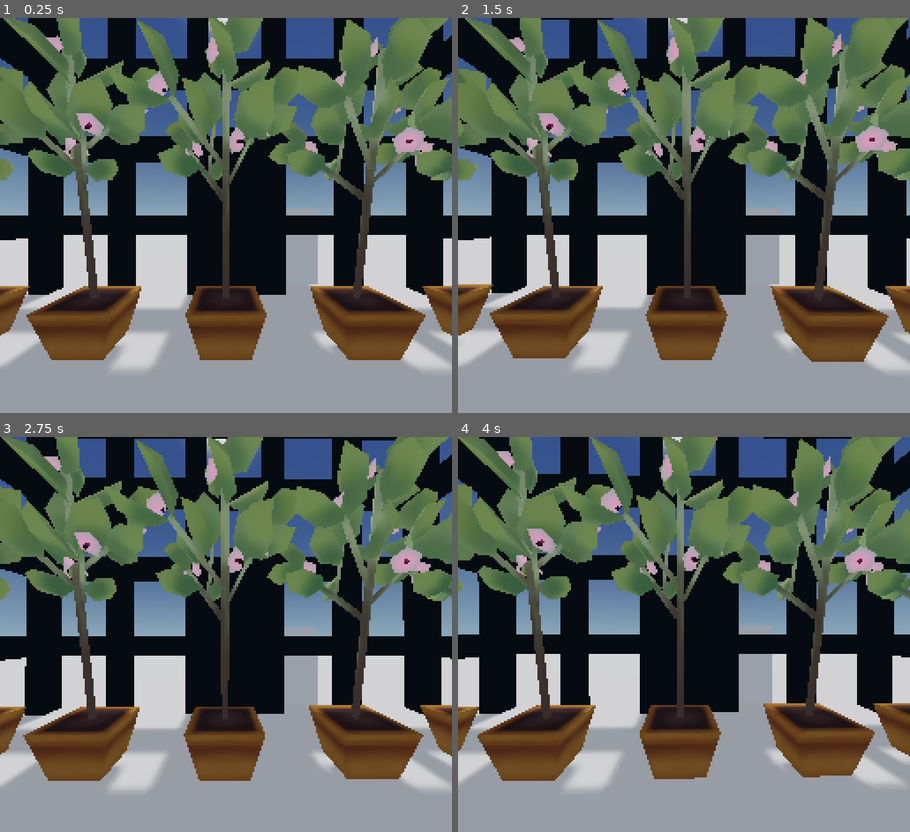
Above: before the commit, frames 1-4 (two rows, left to right).
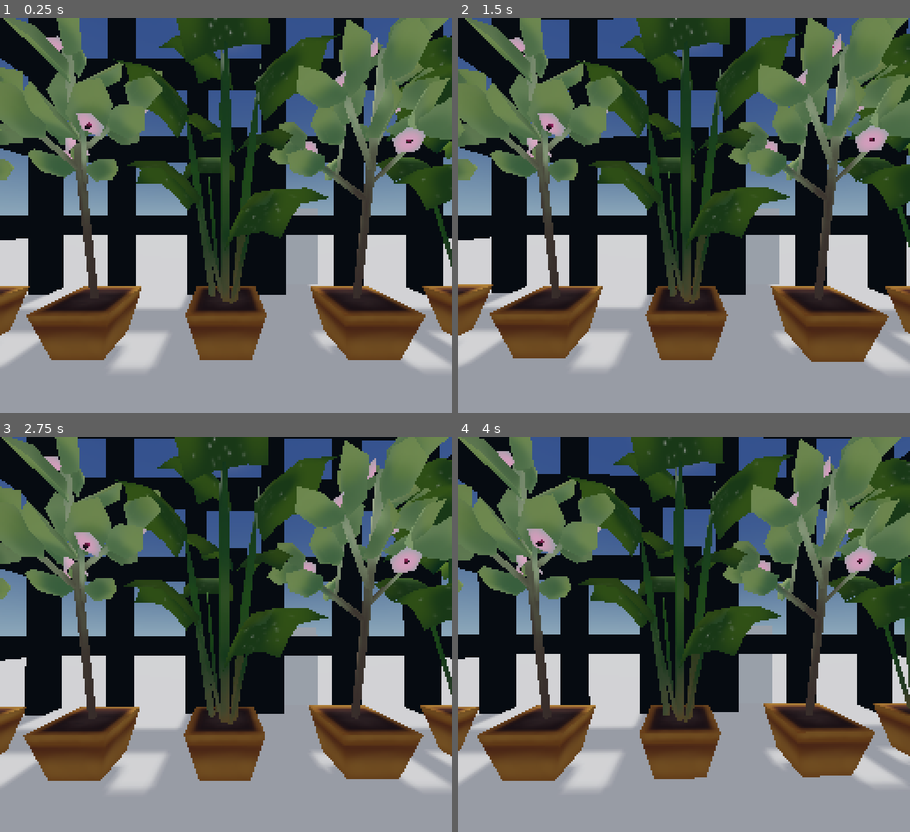
Above: after the commit, the same moments.

Repository: MaxwellDexter/QuickMatchThosePlants
Game: Godot game, scene res://Scenes/Game.tscn
Two runs of this game, one before a commit and one after it. Both use one fixed random seed, a clock stepped at 60 frames per second and the inputs below.
Inputs (mouse positions are in pixels of both pictures, inside the frame that each line leads up to):
- Up to frame 1 (0.25 s): no input
- Up to frame 2 (1.5 s): tap Enter at 0.5 s; move the mouse to (706, 215) at 0.52 s; click (706, 215) at 0.67 s; tap Space at 1.25 s; move the mouse to (661, 215) at 1.27 s; click (661, 215) at 1.42 s
- Up to frame 3 (2.75 s): tap Enter at 2 s; move the mouse to (239, 626) at 2.02 s; click (239, 626) at 2.17 s
- Up to frame 4 (4 s): tap Space at 2.75 s; move the mouse to (679, 642) at 2.77 s; click (679, 642) at 2.92 s; tap Enter at 3.5 s; move the mouse to (720, 638) at 3.52 s; click (720, 638) at 3.67 s

The runs differ from the first frame. In frame 1, 17% of the frame differs, in the area x 23-100%, y 0-73%; in frame 2, 17%; in frame 3, 17%; in frame 4, 18%, in the area x 22-100%, y 0-73%.

Commit message:
Adding more assets

Diff:
--- /dev/null
+++ b/Scenes/Button.tscn
@@ -0,0 +1,26 @@
+[gd_scene load_steps=7 format=2]
+
+[ext_resource path="res://Models/NextButtonCase.obj" type="ArrayMesh" id=1]
+[ext_resource path="res://Textures/NextButton_Diffuse.png" type="Texture" id=2]
+[ext_resource path="res://Models/NextButton.obj" type="ArrayMesh" id=3]
+[ext_resource path="res://Textures/NextButton_Emissive.png" type="Texture" id=4]
+
+[sub_resource type="SpatialMaterial" id=1]
+albedo_texture = ExtResource( 2 )
+
+[sub_resource type="SpatialMaterial" id=2]
+albedo_texture = ExtResource( 2 )
+emission_enabled = true
+emission = Color( 0, 0, 0, 1 )
+emission_energy = 0.48
+emission_operator = 0
+emission_on_uv2 = false
+emission_texture = ExtResource( 4 )
+
+[node name="NextButtonCase" type="MeshInstance"]
+mesh = ExtResource( 1 )
+material/0 = SubResource( 1 )
+
+[node name="NextButton" type="MeshInstance" parent="."]
+mesh = ExtResource( 3 )
+material/0 = SubResource( 2 )
--- a/Scenes/Room Manager.tscn
+++ b/Scenes/Room Manager.tscn
@@ -1,11 +1,12 @@
-[gd_scene load_steps=3 format=2]
+[gd_scene load_steps=4 format=2]
 
 [ext_resource path="res://Scripts/RoomManager.gd" type="Script" id=1]
 [ext_resource path="res://Scenes/Tree1.tscn" type="PackedScene" id=2]
+[ext_resource path="res://Scenes/Tree2.tscn" type="PackedScene" id=3]
 
 [node name="Room Manager" type="Spatial"]
 script = ExtResource( 1 )
-plants = [ ExtResource( 2 ), ExtResource( 2 ), ExtResource( 2 ), ExtResource( 2 ) ]
+plants = [ ExtResource( 2 ), ExtResource( 3 ) ]
 pattern_positions = [ Vector3( -4, 0, -3 ), Vector3( -2, 0, -3 ), Vector3( 0, 0, -3 ), Vector3( 2, 0, -3 ), Vector3( 4, 0, -3 ) ]
 puzzle_positions = [ Vector3( -4, 0, 3 ), Vector3( -2, 0, 3 ), Vector3( 0, 0, 3 ), Vector3( 2, 0, 3 ), Vector3( 4, 0, 3 ) ]
 
--- /dev/null
+++ b/Scenes/Tree2.tscn
@@ -0,0 +1,32 @@
+[gd_scene load_steps=9 format=2]
+
+[ext_resource path="res://Models/Tree2.obj" type="ArrayMesh" id=1]
+[ext_resource path="res://Models/pot.obj" type="ArrayMesh" id=2]
+[ext_resource path="res://Textures/Tree2_Emissive.png" type="Texture" id=3]
+[ext_resource path="res://Textures/Tree2_Diffuse.png" type="Texture" id=4]
+[ext_resource path="res://Textures/Pot_N.png" type="Texture" id=5]
+[ext_resource path="res://Textures/Pot_Diffuse.png" type="Texture" id=6]
+
+[sub_resource type="SpatialMaterial" id=1]
+albedo_texture = ExtResource( 6 )
+normal_enabled = true
+normal_scale = 1.0
+normal_texture = ExtResource( 5 )
+
+[sub_resource type="SpatialMaterial" id=2]
+albedo_texture = ExtResource( 4 )
+emission_enabled = true
+emission = Color( 0, 0, 0, 1 )
+emission_energy = 1.0
+emission_operator = 0
+emission_on_uv2 = false
+emission_texture = ExtResource( 3 )
+
+[node name="pot" type="MeshInstance"]
+mesh = ExtResource( 2 )
+material/0 = SubResource( 1 )
+
+[node name="Tree2" type="MeshInstance" parent="."]
+transform = Transform( 1, 0, 0, 0, 1, 0, 0, 0, 1, 0, 0.5, 0 )
+mesh = ExtResource( 1 )
+material/0 = SubResource( 2 )
Not shown, added: Models/NextButton.obj
Not shown, added: Models/NextButton.obj.import
Not shown, added: Models/NextButtonCase.obj
Not shown, added: Models/NextButtonCase.obj.import
Not shown, added: Models/Tree2.obj
Not shown, added: Models/Tree2.obj.import
Binary file added: Textures/NextButton_Diffuse.png
Not shown, added: Textures/NextButton_Diffuse.png.import
Binary file added: Textures/NextButton_Emissive.png
Not shown, added: Textures/NextButton_Emissive.png.import
Binary file added: Textures/Tree2_Diffuse.png
Not shown, added: Textures/Tree2_Diffuse.png.import
(and 2 more such lines)
